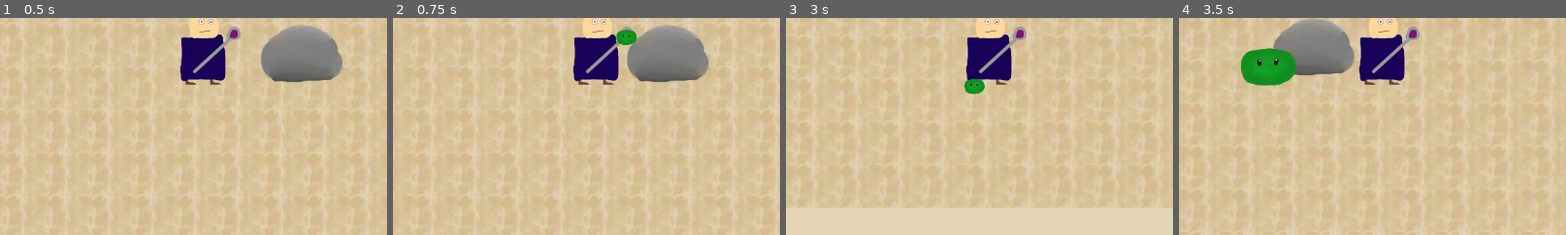
Above: before the commit, frames 1-4 (left to right).
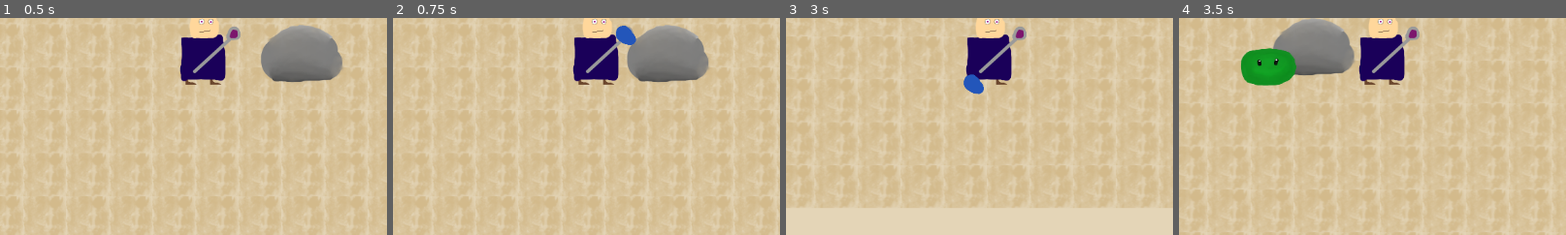
Above: after the commit, the same moments.

Repository: nuaht1/Eksamens-Projekt
Game: Godot game, scene res://node_2d.tscn
Two runs of this game, one before a commit and one after it. Both use one fixed random seed, a clock stepped at 60 frames per second and the inputs below.
Inputs (mouse positions are % of the whole screen's width and height, from its top left):
- Up to frame 1 (0.5 s): no input
- Up to frame 2 (0.75 s): move the mouse to (72, 45) at 0.52 s; hold Right (ui_right) from 0.53 s (still down); click (72, 45) at 0.67 s
- Up to frame 3 (3 s): move the mouse to (30, 55) at 1.27 s; release Right (ui_right) at 1.28 s; hold Down (ui_down) 1.28-2.03 s; move the mouse to (60, 28) at 2.02 s; hold Right (ui_right) 2.03-2.78 s; move the mouse to (45, 70) at 2.77 s; hold Up (ui_up) from 2.78 s (still down); click (45, 70) at 2.92 s
- Up to frame 4 (3.5 s): keep holding Up (ui_up)
The pictures show only the part of the screen within x 23-73%, y 44-94%; the shares and areas given below are measured in that part.

Frame 1 is identical in both runs. In frame 2, 0.4% of the frame differs, in the area x 57-64%, y 3-13%; in frame 3, 0.4%, in the area x 45-52%, y 25-36%; in frame 4, nothing differs.

Commit message:
Water spell sprite temp

Diff:
--- a/eksamens-projekt/water_spell.tscn
+++ b/eksamens-projekt/water_spell.tscn
@@ -1,7 +1,7 @@
 [gd_scene load_steps=4 format=3 uid="uid://6ncabvvqhph8"]
 
 [ext_resource type="Script" uid="uid://dvyis440j3bv5" path="res://water_spell.gd" id="1_b2h18"]
-[ext_resource type="Texture2D" uid="uid://bp06rd5i763lg" path="res://Acid Slime.png" id="2_8h5wh"]
+[ext_resource type="Texture2D" uid="uid://dam7a3yl15okx" path="res://WatersSpell.png" id="2_b2h18"]
 
 [sub_resource type="CapsuleShape2D" id="CapsuleShape2D_i5veo"]
 radius = 15.0
@@ -14,7 +14,7 @@
 [node name="Sprite2D" type="Sprite2D" parent="."]
 position = Vector2(-8, -6)
 scale = Vector2(0.164063, 0.164063)
-texture = ExtResource("2_8h5wh")
+texture = ExtResource("2_b2h18")
 
 [node name="CollisionShape2D" type="CollisionShape2D" parent="."]
 position = Vector2(-6, -2)
Binary file added: eksamens-projekt/WatersSpell.png
Not shown, added: eksamens-projekt/WatersSpell.png.import
